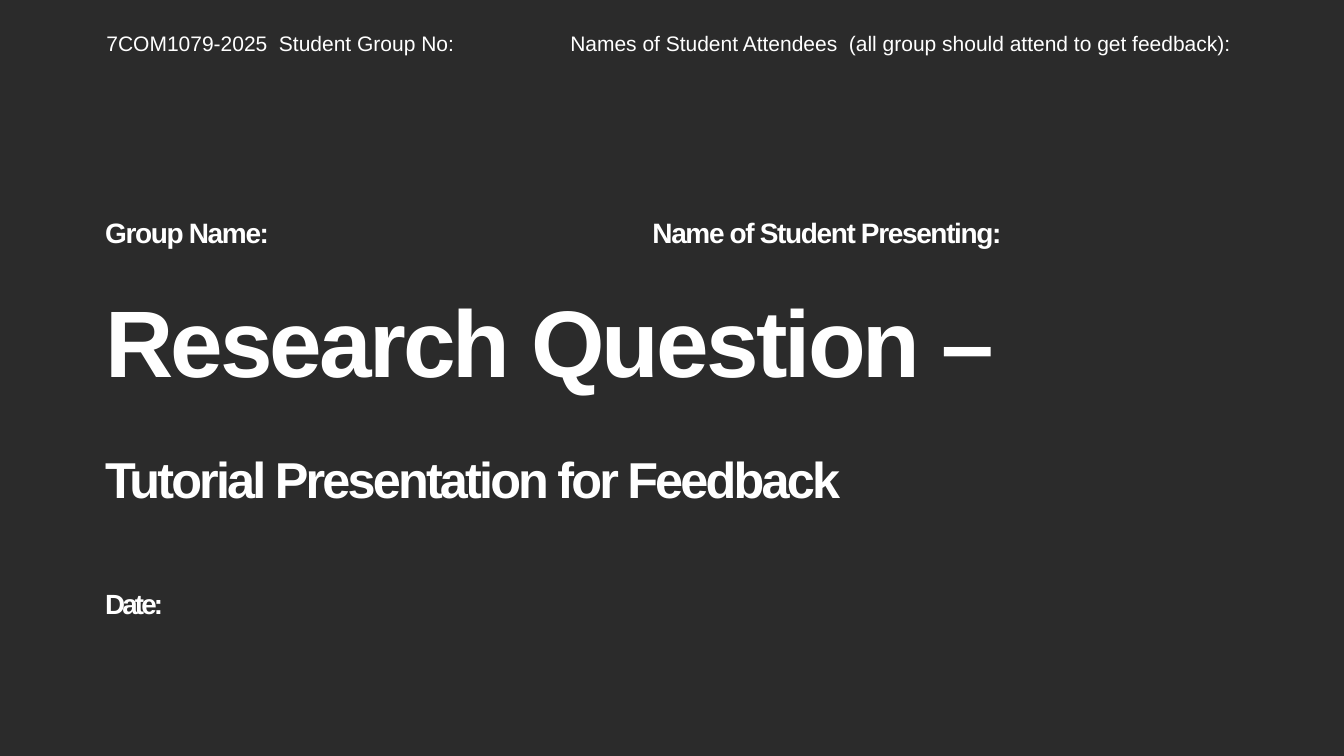
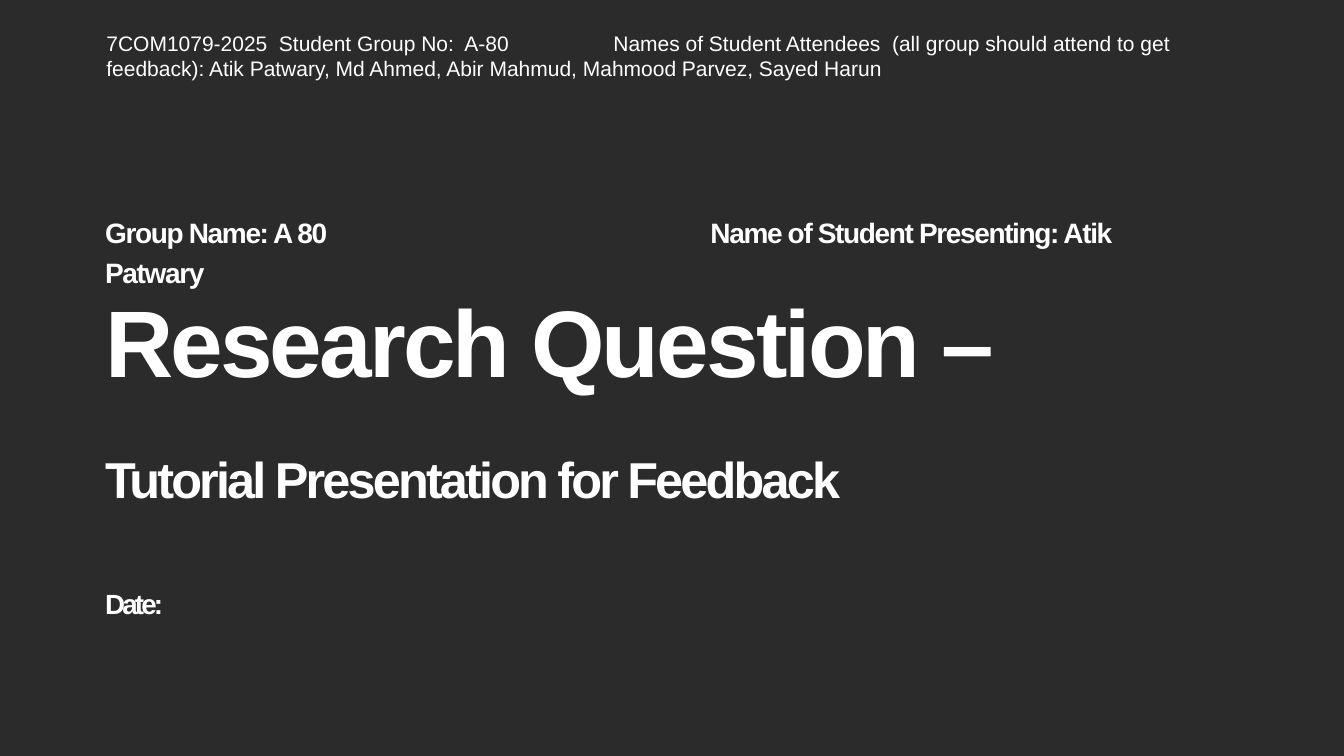
Before and after one commit to sh25aao/A80-TRDP-GroupProjectReport, a slide deck: slide 2 of reseach_question_presentation_template.pptx. Drawn at 1344x756 pixels with LibreOffice and Linux fonts; fonts in the diff are those of the drawing; background and template pictures are left out; a plain dark background stands for a picture behind light text. Boxes give left, top, right and bottom in pixels: in the first picture for what was removed or moved away, otherwise in the second. Text is boxed around its words. In the diff, an @@ line names an element or a change of style, - is before the commit and + after.

```diff
--- a/reseach_question_presentation_template.pptx
+++ b/reseach_question_presentation_template.pptx
@@ text at bbox=[106, 35, 1169, 80]: text changed @@
-7COM1079-2025 Student Group No: Names of Student Attendees (all group should attend to get feedback):
+7COM1079-2025 Student Group No: A-80 Names of Student Attendees (all group should attend to get feedback): Atik Patwary, Md Ahmed, Abir Mahmud, Mahmood Parvez, Sayed Harun
@@ subtitle at bbox=[105, 222, 1112, 248]: text changed @@
-Group Name: Name of Student Presenting:
+Group Name: A 80 Name of Student Presenting: Atik Patwary
```
Also in this commit, not shown: 4 other slides changed.
